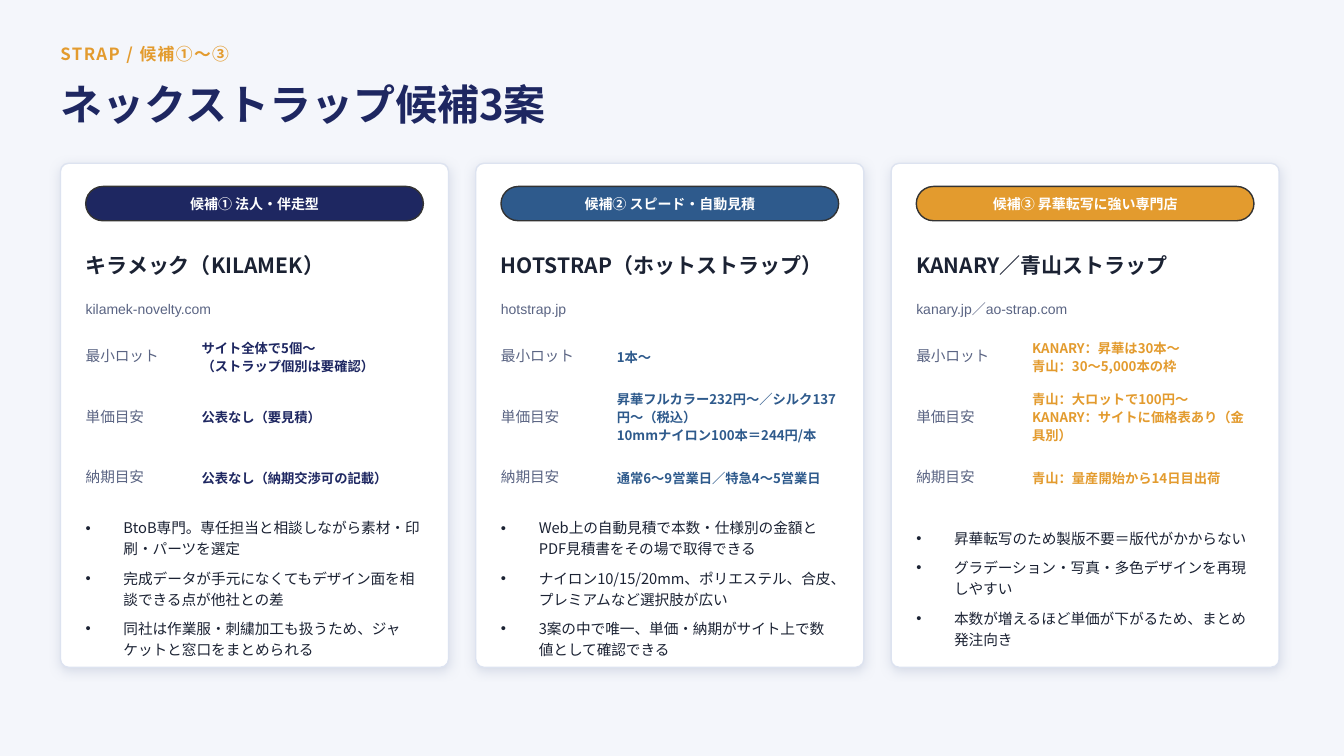
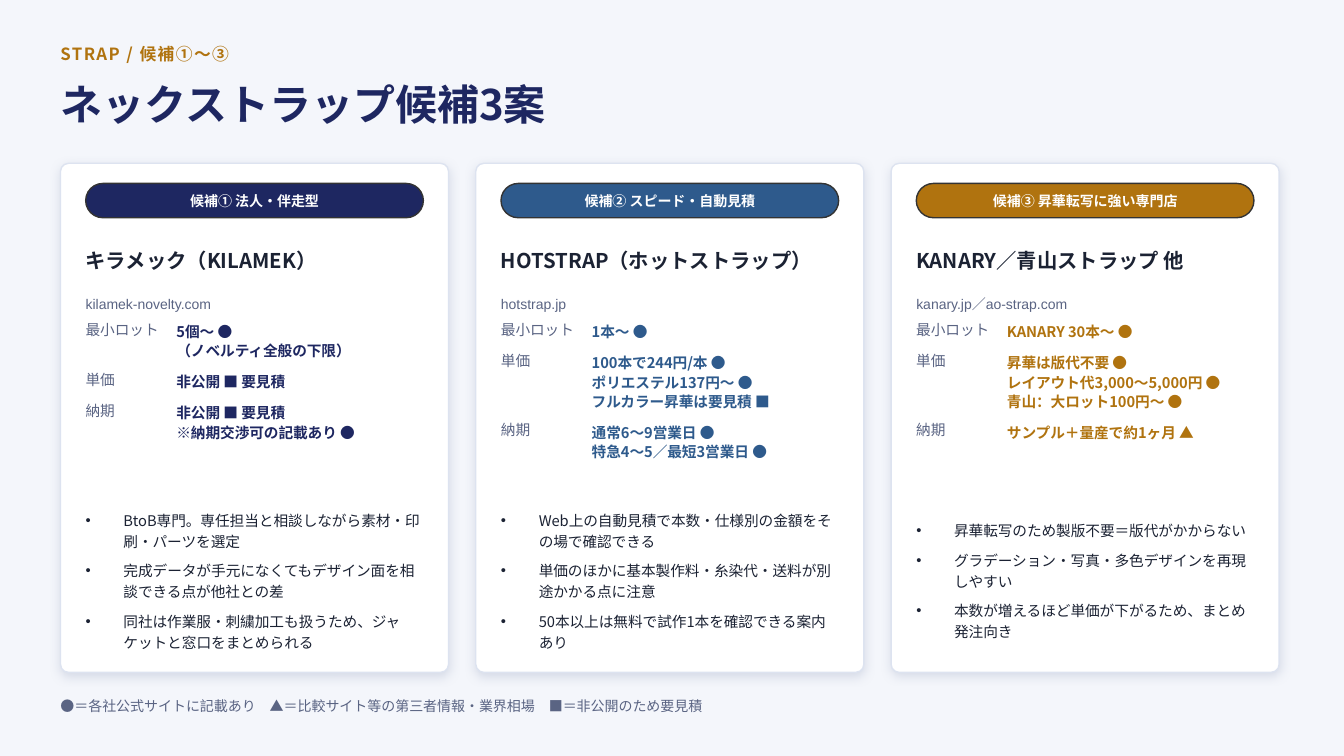
Before and after one commit to sou16hattori-rgb/claudecode_test, a slide deck: slide 6 of docs/工場ユニフォーム検討資料.pptx. Drawn at 1344x756 pixels with LibreOffice and Linux fonts; fonts in the diff are those of the drawing. Boxes give left, top, right and bottom in pixels: in the first picture for what was removed or moved away, otherwise in the second. Text is boxed around its words. In the diff, an @@ line names an element or a change of style, - is before the commit and + after.

```diff
--- a/docs/工場ユニフォーム検討資料.pptx
+++ b/docs/工場ユニフォーム検討資料.pptx
@@ text "STRAP / 候補①〜③" at (x1=60, y1=45, x2=229, y2=62): text colour #E39B2E to #B0730F @@
@@ rounded rectangle resized from (x1=60, y1=163, x2=449, y2=667) to (x1=60, y1=163, x2=449, y2=673) @@
@@ rounded rectangle resized from (x1=476, y1=163, x2=864, y2=667) to (x1=476, y1=163, x2=864, y2=673) @@
@@ rounded rectangle resized from (x1=891, y1=163, x2=1279, y2=667) to (x1=891, y1=163, x2=1279, y2=673) @@
@@ rounded rectangle at (x1=917, y1=184, x2=1254, y2=218): fill #E39B2E to #B0730F @@
@@ text "キラメック（KILAMEK）" at (x1=86, y1=250, x2=317, y2=270): size 15 to 14.5 pt; line spacing 20pt to 19pt @@
@@ text "HOTSTRAP（ホットストラップ）" at (x1=501, y1=250, x2=812, y2=270): size 15 to 14.5 pt; line spacing 20pt to 19pt @@
@@ text at (x1=916, y1=250, x2=1184, y2=270): text changed; size 15 to 14.5 pt @@
-KANARY／青山ストラップ
+KANARY／青山ストラップ 他
@@ 3 texts moved together from (x1=86, y1=303, x2=1067, y2=317) to (x1=86, y1=298, x2=1067, y2=312) @@
@@ text "最小ロット" moved from (x1=86, y1=349, x2=159, y2=362) to (x1=86, y1=323, x2=159, y2=336) @@
@@ vertical alignment middle to top in 18 elements at (x1=592, y1=324, x2=630, y2=339), (x1=501, y1=323, x2=574, y2=336), (x1=86, y1=323, x2=159, y2=336), (x1=916, y1=323, x2=989, y2=336), (x1=592, y1=425, x2=749, y2=459), (x1=86, y1=373, x2=115, y2=386), (x1=176, y1=404, x2=337, y2=440), (x1=501, y1=423, x2=530, y2=436), (x1=916, y1=423, x2=945, y2=436), (x1=176, y1=373, x2=285, y2=392), (x1=501, y1=354, x2=530, y2=367), (x1=916, y1=354, x2=945, y2=367), (x1=86, y1=403, x2=115, y2=417), (x1=1007, y1=324, x2=1115, y2=339), (x1=1007, y1=355, x2=1202, y2=409), (x1=592, y1=355, x2=752, y2=409), (x1=1007, y1=425, x2=1176, y2=440), (x1=176, y1=324, x2=350, y2=358) @@
@@ text at (x1=176, y1=324, x2=350, y2=358): text changed; size 9.5 to 10.5 pt @@
-サイト全体で5個〜
-（ストラップ個別は要確認）
+5個〜 ●
+（ノベルティ全般の下限）
@@ text "最小ロット" moved from (x1=501, y1=349, x2=574, y2=362) to (x1=501, y1=323, x2=574, y2=336) @@
@@ text at (x1=592, y1=324, x2=630, y2=339): text changed; size 9.5 to 10.5 pt @@
-1本〜
+1本〜 ●
@@ text "最小ロット" moved from (x1=916, y1=349, x2=989, y2=362) to (x1=916, y1=323, x2=989, y2=336) @@
@@ text at (x1=1007, y1=324, x2=1115, y2=339): text changed; size 9.5 to 10.5 pt; text colour #E39B2E to #B0730F @@
-KANARY：昇華は30本〜
-青山：30〜5,000本の枠
+KANARY 30本〜 ●
@@ text at (x1=501, y1=354, x2=530, y2=367): text changed @@
-単価目安
+単価
@@ text at (x1=592, y1=355, x2=752, y2=409): text changed; size 9.5 to 10.5 pt @@
-昇華フルカラー232円〜／シルク137円〜（税込）
-10mmナイロン100本＝244円/本
+100本で244円/本 ●
+ポリエステル137円〜 ●
+フルカラー昇華は要見積 ■
@@ text at (x1=916, y1=354, x2=945, y2=367): text changed @@
-単価目安
+単価
@@ text at (x1=1007, y1=355, x2=1202, y2=409): text changed; size 9.5 to 10.5 pt; text colour #E39B2E to #B0730F @@
-青山：大ロットで100円〜
-KANARY：サイトに価格表あり（金具別）
+昇華は版代不要 ●
+レイアウト代3,000〜5,000円 ●
+青山：大ロット100円〜 ●
@@ text at (x1=86, y1=373, x2=115, y2=386): text changed @@
-単価目安
+単価
@@ text at (x1=176, y1=373, x2=285, y2=392): text changed; size 9.5 to 10.5 pt @@
-公表なし（要見積）
+非公開 ■ 要見積
@@ text at (x1=86, y1=403, x2=115, y2=417): text changed @@
-納期目安
+納期
@@ text at (x1=176, y1=404, x2=337, y2=440): text changed; size 9.5 to 10.5 pt @@
-公表なし（納期交渉可の記載）
+非公開 ■ 要見積
+※納期交渉可の記載あり ●
@@ text at (x1=501, y1=423, x2=530, y2=436): text changed @@
-納期目安
+納期
@@ text at (x1=592, y1=425, x2=749, y2=459): text changed; size 9.5 to 10.5 pt @@
-通常6〜9営業日／特急4〜5営業日
+通常6〜9営業日 ●
+特急4〜5／最短3営業日 ●
@@ text at (x1=916, y1=423, x2=945, y2=436): text changed @@
-納期目安
+納期
@@ text at (x1=1007, y1=425, x2=1176, y2=440): text changed; size 9.5 to 10.5 pt; text colour #E39B2E to #B0730F @@
-青山：量産開始から14日目出荷
+サンプル＋量産で約1ヶ月 ▲
@@ text "BtoB専門。専任担当と相談しながら素材・印刷・パーツを選定" moved from (x1=123, y1=520, x2=419, y2=656) to (x1=123, y1=513, x2=419, y2=649) @@
@@ text "昇華転写のため製版不要＝版代がかからない" moved from (x1=954, y1=531, x2=1246, y2=646) to (x1=954, y1=523, x2=1246, y2=638) @@
@@ text at (x1=539, y1=513, x2=832, y2=598): text changed @@
-• Web上の自動見積で本数・仕様別の金額とPDF見積書をその場で取得できる
-• ナイロン10/15/20mm、ポリエステル、合皮、プレミアムなど選択肢が広い
-• 3案の中で唯一、単価・納期がサイト上で数値として確認できる
+• Web上の自動見積で本数・仕様別の金額をその場で確認できる
+• 単価のほかに基本製作料・糸染代・送料が別途かかる点に注意
+• 50本以上は無料で試作1本を確認できる案内あり
@@ text added at (x1=60, y1=699, x2=703, y2=712), 10 pt, text #5A6483 @@
+●＝各社公式サイトに記載あり ▲＝比較サイト等の第三者情報・業界相場 ■＝非公開のため要見積
```
Also in this commit, not shown: 11 other slides changed, 1 slide removed, 2 other files.
